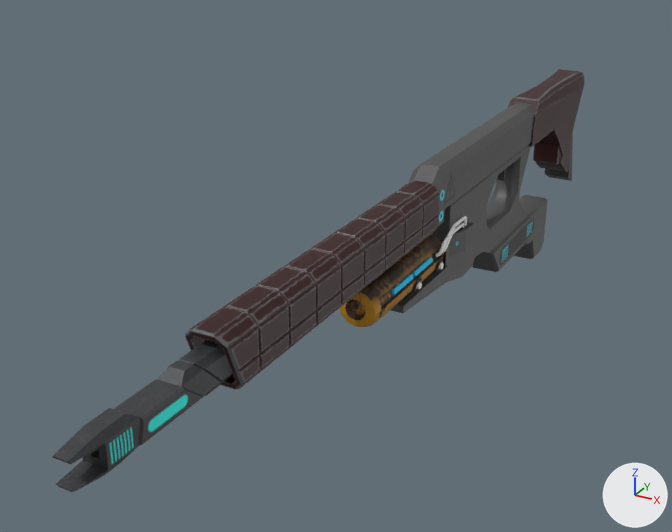
Two versions of the glTF model Art/rifle/rifle.glb, one commit apart.
Both versions are drawn from a camera (50 mm lens) standing at (30.5, -81.3, 31.8) and looking at (-7.1, -12.9, -2.4). The lights are fixed; the arrows at lower right show +X, +Y and +Z. Where no turn or scale is listed for an object, it has been applied to the vertices.

The older version as bpy lines, for what is in view:
```python
me_mesh = bpy.data.meshes.new('Mesh')
me_mesh.from_pydata(...)  # 1485 vertices, 2755 faces; spans x -2.1..2.3, y -54.1..36.2, z -12.6..7.5
me_mesh.materials.append(mat_material_002)  # picture img_sci_fi_rifle_basecolor
ob_sci_fi_rifle = bpy.data.objects.new('Sci-Fi Rifle', me_mesh)
ob_sci_fi_rifle.location = (0.0, 0.0, 0.0)
```
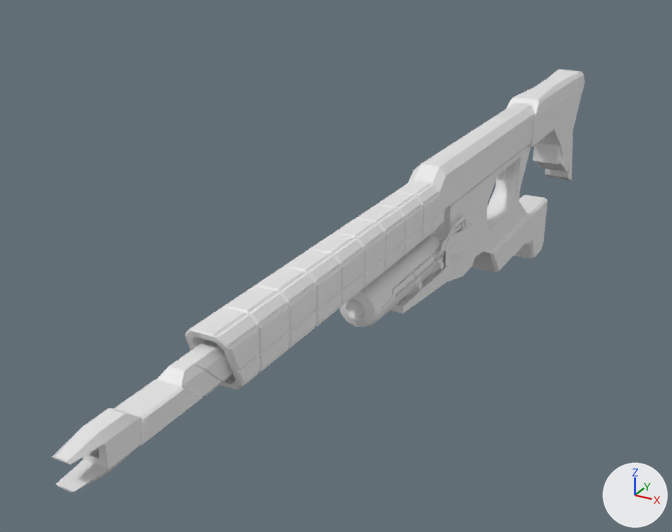
Commit message: Update rifle without material

Boxes [x1, y1, x2, y2] around the edits, measured in the pictures (672 x 532 px):
'Sci-Fi Rifle', recoloured: [52, 69, 585, 492] in both

Diff of the bpy script that builds the scene:
```diff
--- a/Art/rifle/rifle.glb.py
+++ b/Art/rifle/rifle.glb.py
@@ me_mesh @@
 me_mesh.from_pydata(...)  # 1485 vertices, 2755 faces; spans x -2.1..2.3, y -54.1..36.2, z -12.6..7.5
-me_mesh.materials.append(mat_material_002)  # picture img_sci_fi_rifle_basecolor
```
